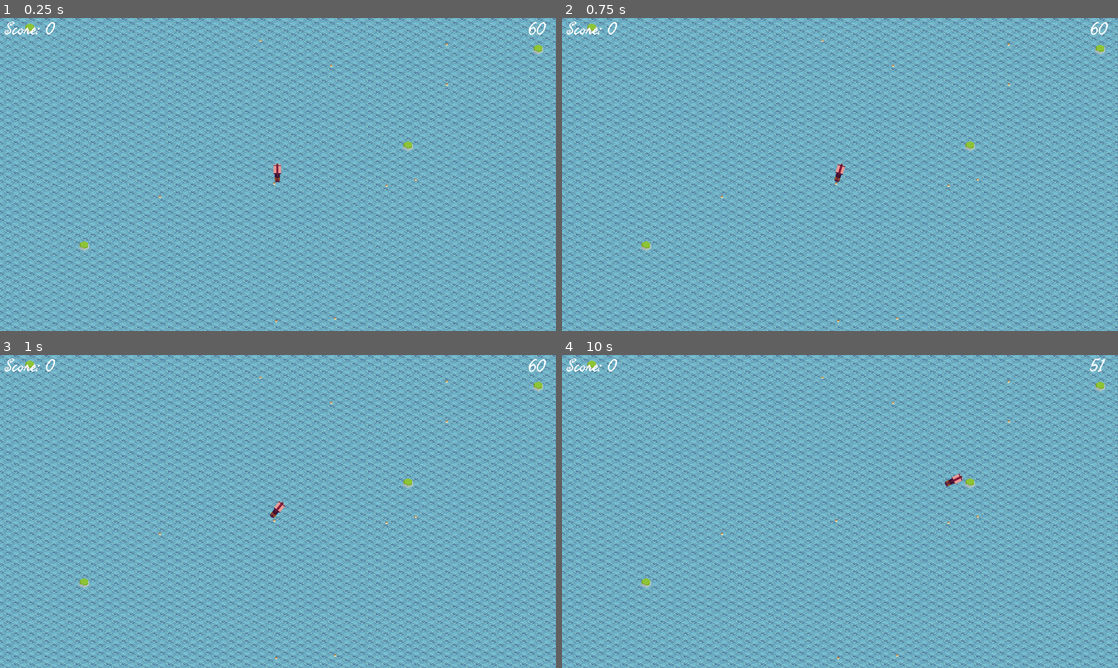
Above: before the commit, frames 1-4 (two rows, left to right).
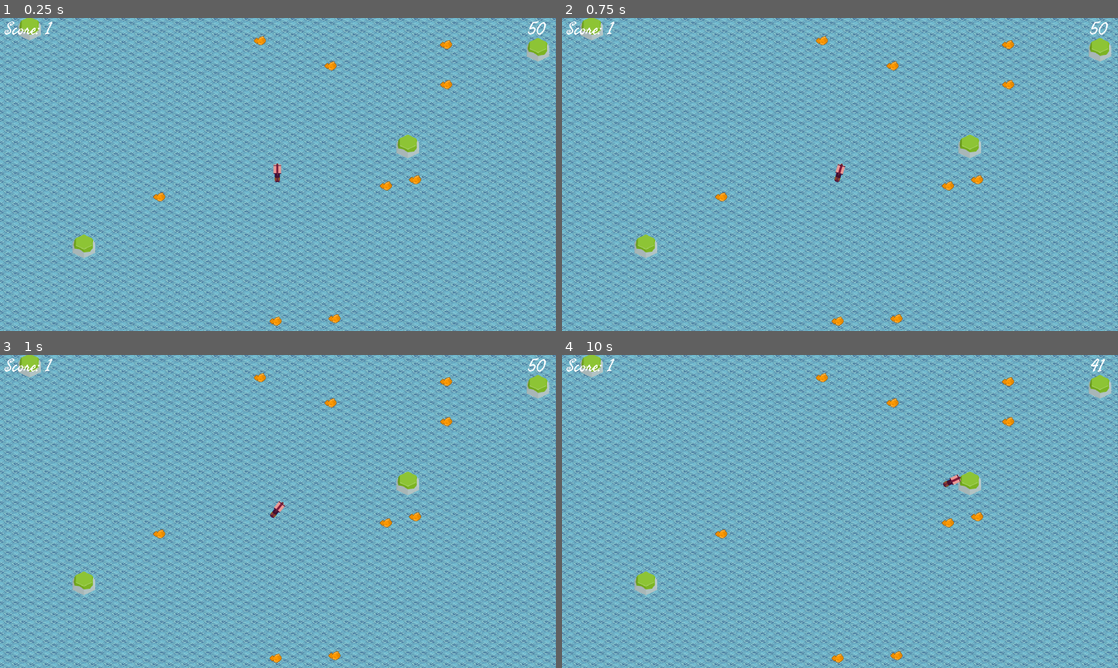
Above: after the commit, the same moments.

Repository: Coffin-Likker/CalmBeforeTheStorm
Game: Godot game, scene res://scenes/main.tscn
Same seed, same stepped clock (60 frames per second), same inputs: the game is played once before the commit and once after it.
Inputs:
- Up to frame 1 (0.25 s): no input
- Up to frame 2 (0.75 s): tap Enter at 0.5 s; hold Right (ui_right) from 0.53 s (still down)
- Up to frame 3 (1 s): keep holding Right (ui_right)
- Up to frame 4 (10 s): release Right (ui_right) at 1.28 s; hold Down (ui_down) 1.28-2.03 s; tap Space at 2, 8.75 s; hold Right (ui_right) 2.03-2.78 s; hold Up (ui_up) 2.78-3.53 s; hold Left (ui_left) 3.53-5.03 s; hold Down (ui_down) 5.03-5.78 s; hold Right (ui_right) 5.78-6.53 s; tap Enter at 6.5, 9.5 s; hold Up (ui_up) 6.53-7.28 s; hold Right (ui_right) 7.28-8.03 s; hold Down (ui_down) 8.03-8.78 s; hold Left (ui_left) 8.78-9.53 s; hold Up (ui_up) from 9.53 s (still down)

The runs differ from the first frame. In frame 1, 1.3% of the frame differs, in the area x 3-99%, y 0-99%; in frame 2, 1.3%; in frame 3, 1.3%; in frame 4, 1.4%.

Commit message:
adds new fish and fixes bug

Diff:
--- /dev/null
+++ b/rocks.tscn
@@ -0,0 +1,8 @@
+[gd_scene load_steps=2 format=3 uid="uid://b6vmyket6ys3"]
+
+[sub_resource type="RectangleShape2D" id="RectangleShape2D_a6gd2"]
+
+[node name="Rocks" type="Area2D"]
+
+[node name="CollisionShape2D" type="CollisionShape2D" parent="."]
+shape = SubResource("RectangleShape2D_a6gd2")
--- a/scenes/death_cloud.tscn
+++ b/scenes/death_cloud.tscn
@@ -4,16 +4,16 @@
 [ext_resource type="Script" path="res://scripts/death_cloud.gd" id="1_kcb7e"]
 
 [sub_resource type="RectangleShape2D" id="RectangleShape2D_2si0f"]
-size = Vector2(1056, 929)
+size = Vector2(1246, 929)
 
 [node name="DeathCloud" type="Node2D"]
 script = ExtResource("1_kcb7e")
 
-[node name="Cloud_tilemap" parent="." instance=ExtResource("1_e2ubm")]
+[node name="CloudTilemap" parent="." instance=ExtResource("1_e2ubm")]
 tile_map_data = PackedByteArray("AAAAAAAAAAAAAAQAAAABAAAAAAABAAQAAAACAAAAAAACAAQAAAADAAAAAAABAAQAAAAEAAAAAAACAAQAAAAFAA …(72304 unchanged characters)…
 
-[node name="Area2D" type="Area2D" parent="."]
-visible = false
+[node name="CloudArea" type="Area2D" parent="."]
 
-[node name="CollisionShape2D" type="CollisionShape2D" parent="Area2D"]
+[node name="CollisionShape2D" type="CollisionShape2D" parent="CloudArea"]
+position = Vector2(625, 466)
 shape = SubResource("RectangleShape2D_2si0f")
--- a/scenes/fish.tscn
+++ b/scenes/fish.tscn
@@ -1,17 +1,18 @@
 [gd_scene load_steps=3 format=3 uid="uid://cta6kfu5rvo2p"]
 
-[ext_resource type="Texture2D" uid="uid://bforgop8icrtm" path="res://assets/fishTile_101.png" id="1_8sfmq"]
+[ext_resource type="Texture2D" uid="uid://c07kmqr4w8lyt" path="res://assets/fishTile_081.png" id="1_0bmfs"]
 
-[sub_resource type="CircleShape2D" id="CircleShape2D_pm53n"]
+[sub_resource type="CircleShape2D" id="CircleShape2D_eyqu2"]
 
 [node name="Fish" type="Area2D"]
-scale = Vector2(0.347839, 0.343567)
+scale = Vector2(1.46778, 1.81047)
 
 [node name="Sprite2D" type="Sprite2D" parent="."]
 position = Vector2(-1, 0)
 scale = Vector2(0.148438, 0.15625)
-texture = ExtResource("1_8sfmq")
+texture = ExtResource("1_0bmfs")
 
 [node name="CollisionShape2D" type="CollisionShape2D" parent="."]
-scale = Vector2(0.758074, 0.774215)
-shape = SubResource("CircleShape2D_pm53n")
+position = Vector2(-0.7, 0)
+scale = Vector2(0.815001, 0.508426)
+shape = SubResource("CircleShape2D_eyqu2")
--- a/scenes/safezone.tscn
+++ b/scenes/safezone.tscn
@@ -6,7 +6,7 @@
 radius = 8.32788
 
 [node name="Safezone" type="Area2D"]
-scale = Vector2(0.64255, 0.676909)
+scale = Vector2(1.4363, 1.64317)
 
 [node name="Sprite2D" type="Sprite2D" parent="."]
 position = Vector2(-0.556298, 8)
--- /dev/null
+++ b/scenes/special_fish.tscn
@@ -0,0 +1,18 @@
+[gd_scene load_steps=3 format=3 uid="uid://ct2ah28t7de1w"]
+
+[ext_resource type="Texture2D" uid="uid://bforgop8icrtm" path="res://assets/fishTile_101.png" id="1_cial8"]
+
+[sub_resource type="CircleShape2D" id="CircleShape2D_pm53n"]
+radius = 26.0
+
+[node name="SpecialFish" type="Area2D"]
+scale = Vector2(0.5, 0.5)
+
+[node name="Sprite2D" type="Sprite2D" parent="."]
+position = Vector2(-4, 0)
+scale = Vector2(0.5, 0.5)
+texture = ExtResource("1_cial8")
+
+[node name="CollisionShape2D" type="CollisionShape2D" parent="."]
+scale = Vector2(1, 0.992748)
+shape = SubResource("CircleShape2D_pm53n")
--- a/scripts/constants.gd
+++ b/scripts/constants.gd
@@ -4,12 +4,11 @@
 
 # Game variables
 var game_score: int = 0
-var temp_score: int = 0
 var player_in_safezone: bool = false
 var current_state: GameState = GameState.PLAYING
 
 # Timer variables
-var time_left: float = 60.0
+var time_left: float = 50.0
 var timer_running: bool = false
 
 # Level generation variables
@@ -32,9 +31,12 @@
 var timer_label: RichTextLabel
 var level_generator: Node
 
+# Game over conditions
+var required_score: int = 20
+
+
 func reset_game():
 	game_score = 0
-	temp_score = 0
 	player_in_safezone = false
 	current_state = GameState.PLAYING
 	time_left = 10.0
@@ -42,7 +44,7 @@
 
 func update_score_display():
 	if score_label:
-		score_label.text = "Score: " + str(temp_score)
+		score_label.text = "Score: " + str(game_score)
 
 func update_time_display():
 	if timer_label:
--- a/scripts/death_cloud.gd
+++ b/scripts/death_cloud.gd
@@ -1,6 +1,8 @@
 extends Node2D
 
-@export var cloud_speed = 100  # Adjust this value to change the cloud's speed
+signal cloud_hit_player
+
+@export var cloud_speed = 100
 var move_direction = Vector2.ZERO
 var is_moving = false
 var screen_width = 0
@@ -8,43 +10,29 @@
 var camera = Node2D
 
 func _ready():
-	# Hide the cloud initially
 	visible = false
-
-
 	camera = get_node("../Camera2D")
 	if not camera:
-		push_error("Camera2D not found. Make sure it's at the same level as the death cloud in the scene hierarchy.")
+		print("Camera2D not found.")
 		return
 
-	# Calculate the screen width based on the camera's zoom
 	var viewport_size = get_viewport_rect().size
 	screen_width = viewport_size.x / camera.zoom.x
 
-	# Calculate the cloud width
-	var used_rect = $Cloud_tilemap.get_used_rect()
-	cloud_width = used_rect.size.x * $Cloud_tilemap.tile_set.tile_size.x
-
-	# Connect to the timer timeout signal
-	var game_manager = get_node("/root/Main/GameManager")
-	game_manager.connect("on_timer_timeout", Callable(self, "start_cloud_movement"))
+	var used_rect = $CloudTilemap.get_used_rect()
+	cloud_width = used_rect.size.x * $CloudTilemap.tile_set.tile_size.x
+	$CloudArea.body_entered.connect(Callable(self, "_on_cloud_body_entered"))
 
 func _process(delta):
 	if is_moving:
 		position += move_direction * cloud_speed * delta
-		print(position.x)
-		# Check if the cloud has covered the entire screen
 		if cloud_covers_screen():
-			print('STOP')
 			is_moving = false
 
 func start_cloud_movement():
 	visible = true
 	is_moving = true
-
-	# Randomly choose left or right side
 	var start_from_left = randf() > 0.5
-
 	if start_from_left:
 		position.x = camera.get_screen_center_position().x - (screen_width / 2) - cloud_width
 		move_direction = Vector2.RIGHT
@@ -52,7 +40,6 @@
 		position.x = camera.get_screen_center_position().x + (screen_width / 2)
 		move_direction = Vector2.LEFT
 
-	# Set Y position to align the cloud vertically
 	position.y = -10
 
 func cloud_covers_screen() -> bool:
@@ -61,3 +48,7 @@
 		return position.x + cloud_width >= screen_center_x + (screen_width / 2) +10
 	else:
 		return position.x <= screen_center_x - (screen_width / 2) -10
+
+func _on_cloud_body_entered(body):
+	if body.is_in_group("player"):
+		emit_signal("cloud_hit_player")
--- a/scripts/game_manager.gd
+++ b/scripts/game_manager.gd
@@ -8,6 +8,7 @@
 	Constants.score_label = $"../HUD/ScoreLabel"
 	Constants.timer_label = $"../HUD/TimeLabel"
 	Constants.level_generator = level_generator
+	death_cloud.connect("cloud_hit_player", Callable(self, "_on_cloud_hit_player"))
 	start_game()
 
 func start_game():
@@ -41,30 +42,39 @@
 			_on_timer_timeout()
 
 func _on_safezone_entered():
-	Constants.player_in_safezone = true
-	Constants.game_score = Constants.temp_score
-	Constants.update_score_display()
-	print("Safe zone entered - Game Score: ", Constants.game_score)
+	if Constants.game_score >= Constants.required_score:
+		Constants.player_in_safezone = true
+		Constants.update_score_display()
+		_game_over("Entered safezone with enough fish!")
+		print("Safe zone entered - Game Score: ", Constants.game_score)
+	else:
+		_game_over("Entered safezone without enough fish!")
 
 func _on_safezone_exited():
 	Constants.player_in_safezone = false
 	print("Safe zone exited")
 
 func _on_fish_entered():
-	Constants.temp_score += 1
+	Constants.game_score += 1
 	Constants.update_score_display()
-	print("Fish collected - Temporary Score: ", Constants.temp_score)
+	print("Fish collected - Score: ", Constants.game_score)
 
 func _on_timer_timeout():
 	print("Timer timeout")
-	if not Constants.player_in_safezone and Constants.current_state != Constants.GameState.GAME_OVER:
-		#Constants.current_state = Constants.GameState.GAME_OVER
-		death_cloud.start_cloud_movement()
-		Constants.timer_running = false
-		print("You died!")
+	death_cloud.start_cloud_movement()
+	Constants.timer_running = false
+
+func _on_cloud_hit_player():
+	_game_over("Hit by cloud!")
+
+func _game_over(reason):
+	Constants.current_state = Constants.GameState.GAME_OVER
+	Constants.timer_running = false
+	if  Constants.game_score >= Constants.required_score:
+		print("Game Over: " + "you Won")
 	else:
-		Constants.time_left = 10.0
-		print("Player is safe")
+		print("Game Over: " + reason)
+
 
 func reset_game():
 	Constants.reset_game()
--- a/scripts/player.gd
+++ b/scripts/player.gd
@@ -7,8 +7,8 @@
 	add_to_group("player")
 
 func _physics_process(delta):
-	#if Constants.current_state == Constants.GameState.GAME_OVER:
-		#return
+	if Constants.current_state == Constants.GameState.GAME_OVER:
+		return
 
 	handle_rotation(delta)
 	handle_speed_input()
Binary file added: assets/fishTile_081.png
Not shown, added: assets/fishTile_081.png.import
